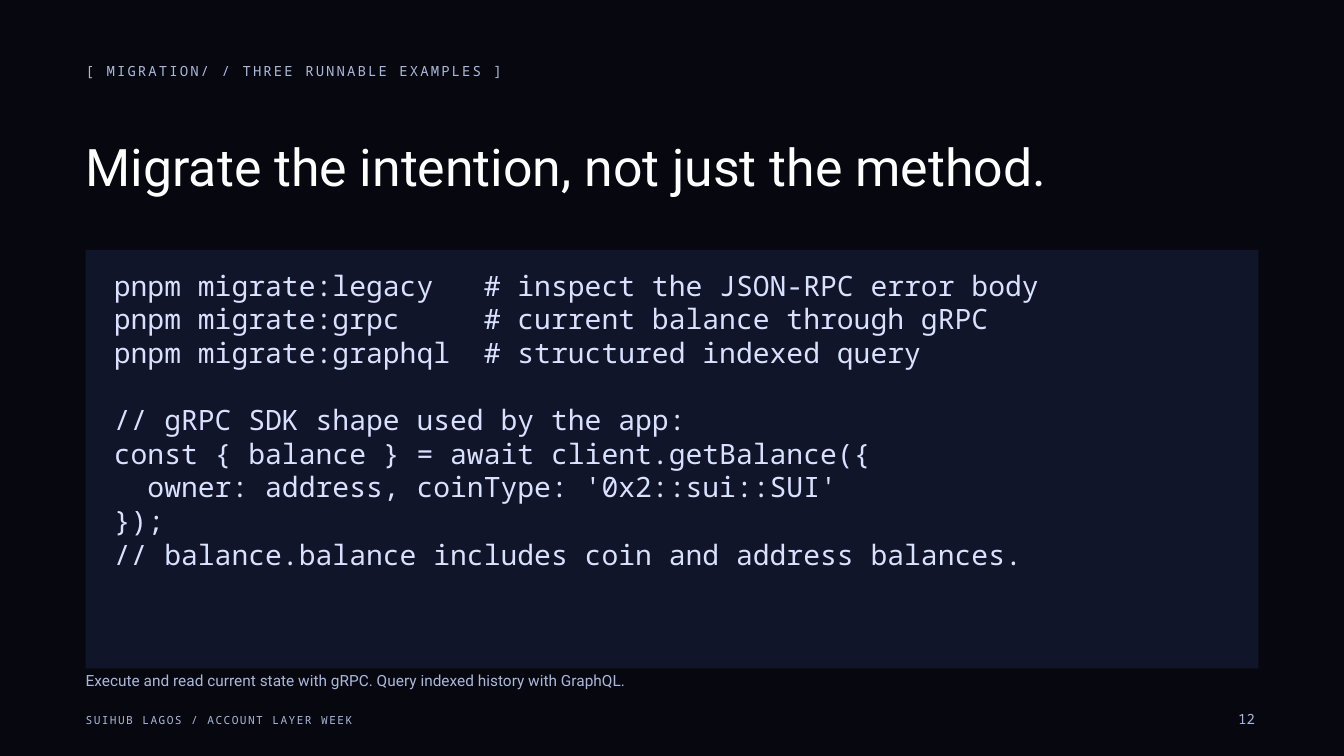
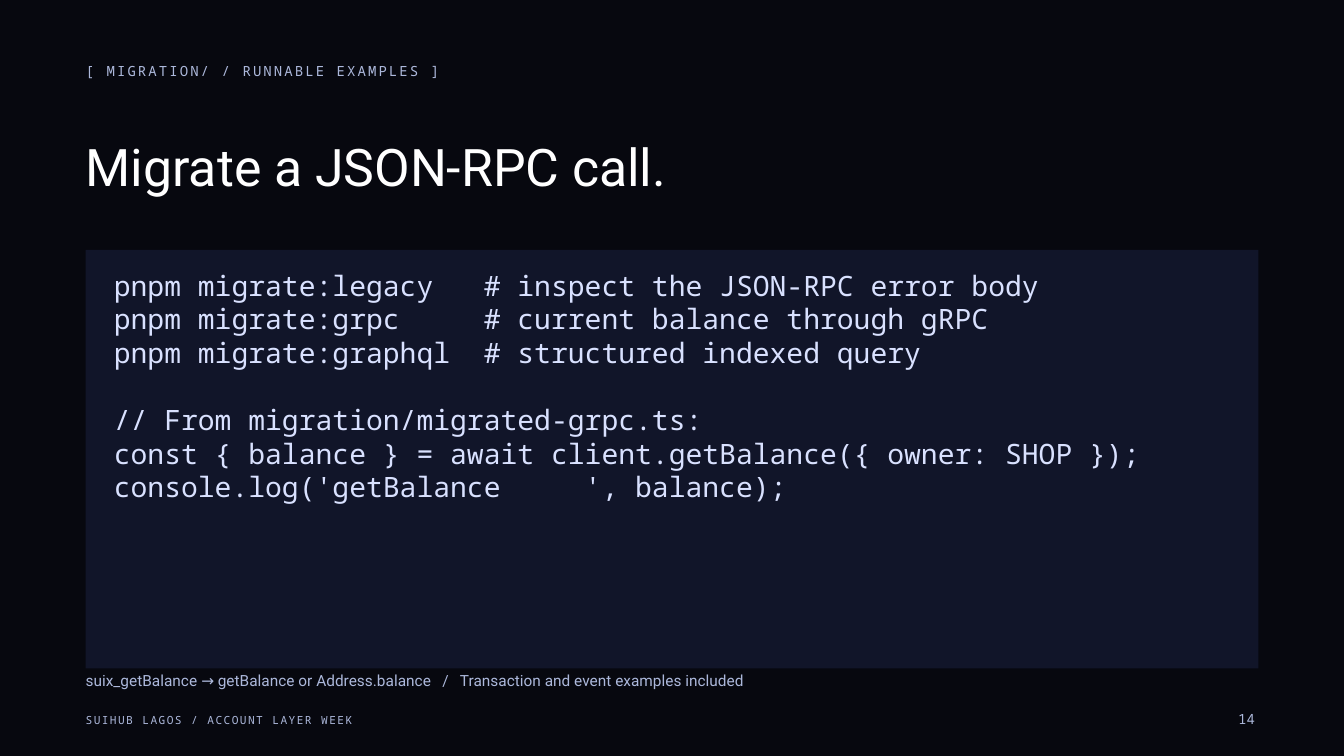
Before and after one commit to Nuel-osas/day3-till, a slide deck: slide 14 of teaching/Day3_Till_Live_Data_Seedless_Style.pptx (slide 12 before the commit). Drawn at 1344x756 pixels with LibreOffice and Linux fonts; fonts in the diff are those of the drawing. Boxes give left, top, right and bottom in pixels: in the first picture for what was removed or moved away, otherwise in the second. Text is boxed around its words. In the diff, an @@ line names an element or a change of style, - is before the commit and + after.

Commit message:
Align Day 3 deck with the advertised data stack and migration topic

```diff
--- a/teaching/Day3_Till_Live_Data_Seedless_Style.pptx
+++ b/teaching/Day3_Till_Live_Data_Seedless_Style.pptx
@@ text at (x1=107, y1=66, x2=419, y2=76): text changed @@
-[ MIGRATION/ / THREE RUNNABLE EXAMPLES ]
+[ MIGRATION/ / RUNNABLE EXAMPLES ]
@@ text at (x1=86, y1=147, x2=666, y2=197): text changed @@
-Migrate the intention, not just the method.
+Migrate a JSON-RPC call.
@@ text at (x1=114, y1=408, x2=1072, y2=504): text changed @@
-// gRPC SDK shape used by the app:
-const { balance } = await client.getBalance({
-owner: address, coinType: '0x2::sui::SUI'
-});
-// balance.balance includes coin and address balances.
+// From migration/migrated-grpc.ts:
+const { balance } = await client.getBalance({ owner: SHOP });
+console.log('getBalance ', balance);
@@ text at (x1=86, y1=674, x2=743, y2=689): text changed @@
-Execute and read current state with gRPC. Query indexed history with GraphQL.
+suix_getBalance → getBalance or Address.balance / Transaction and event examples included
@@ text at (x1=1238, y1=714, x2=1255, y2=724): text changed @@
-12
+14
```
Also in this commit, not shown: 9 other slides changed, 5 slides added, 5 slides removed, 5 other files.
